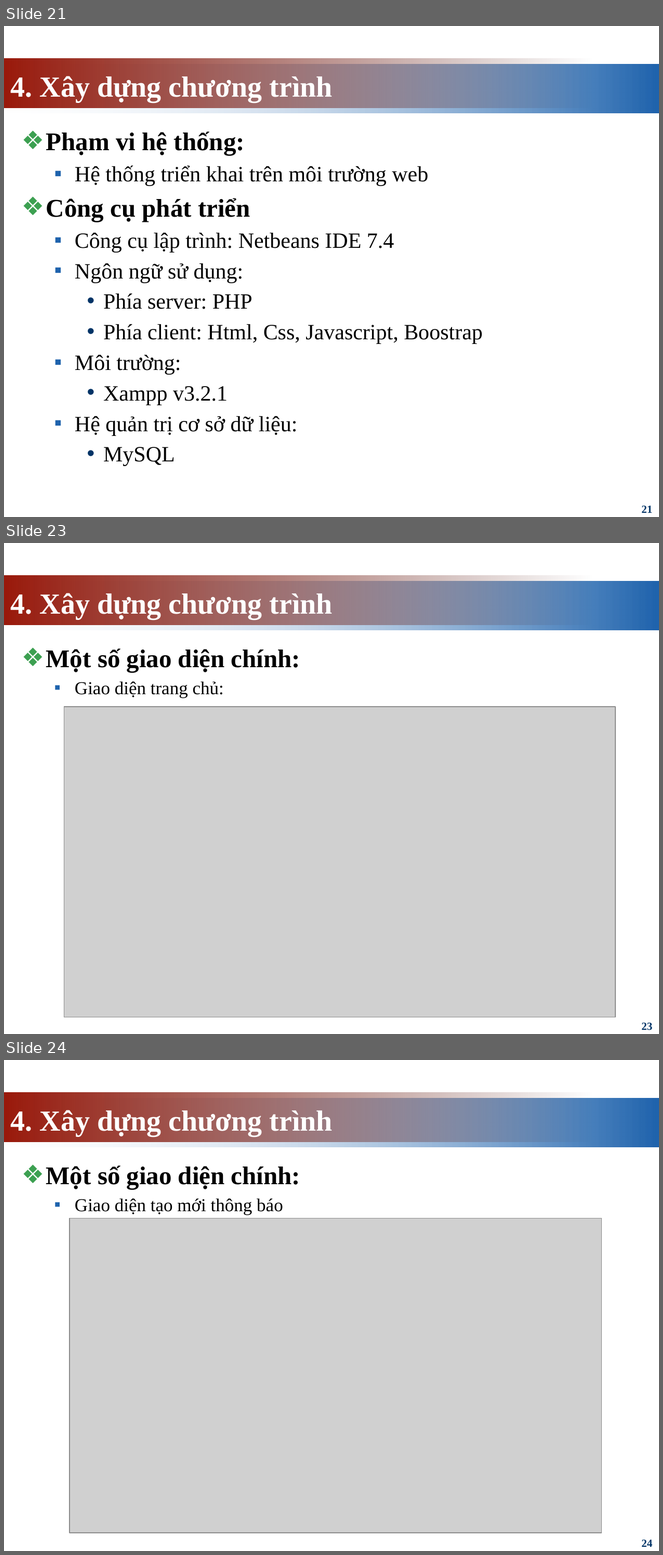
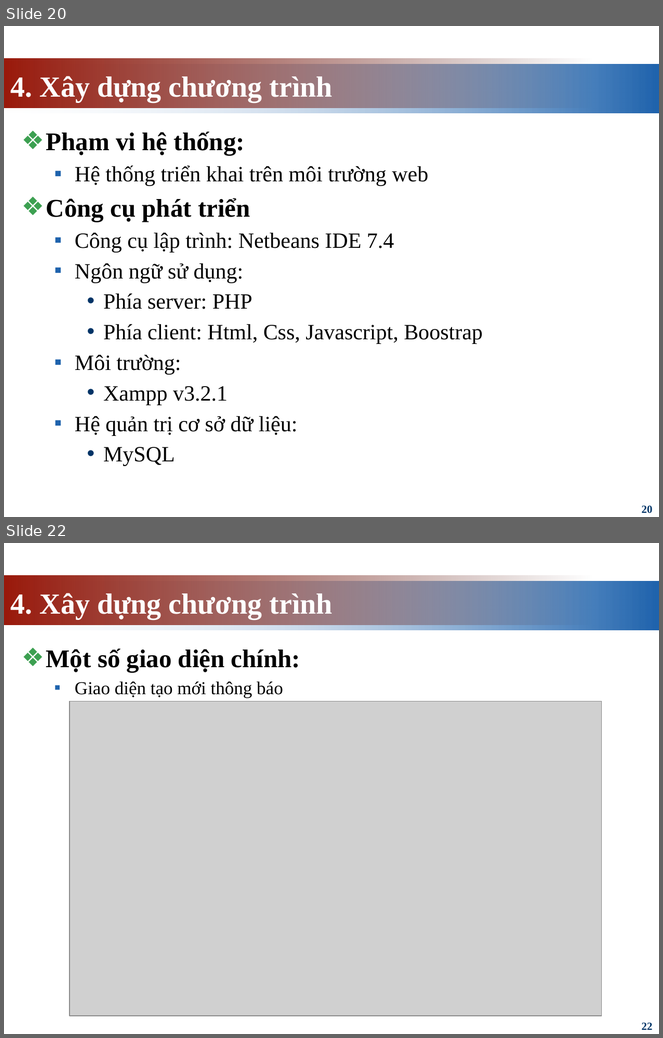
Before and after one commit to giangdoan164/Do_an, a slide deck: docs/Thuyết trình/Thuyết Trình.pptx. Shown one above the other, each under a label of ours: slides 21, 23 and 24 before the commit, slides 20 and 22 after it; the slides between them are not shown. The pictures are 663x1555 and 663x1038 pixels, drawn with LibreOffice and Linux fonts; fonts in the diff are those of the drawing; grey boxes stand for pictures. Boxes give left, top, right and bottom in pixels: in the first picture for what was removed or moved away, otherwise in the second. Text is boxed around its words. In the diff, an @@ line names an element or a change of style, - is before the commit and + after.

```diff
--- a/docs/Thuyết trình/Thuyết Trình.pptx
+++ b/docs/Thuyết trình/Thuyết Trình.pptx
@@ slide 23 removed at box(4, 543, 659, 1034), background #FFFFFF; not listed: 2 template elements that a slide beside it also shows @@
@@ title removed at box(11, 593, 333, 619) @@
-4. Xây dựng chương trình
@@ text removed at box(46, 649, 300, 698) @@
-❖ Một số giao diện chính:
-  ▪ Giao diện trang chủ:
@@ picture removed at box(64, 707, 616, 1017) @@
@@ page number removed at box(642, 1023, 652, 1031) @@
-23
@@ what was slide 21 is now slide 20 @@
@@ page number at box(642, 506, 652, 513): text changed @@
-21
+20
@@ what was slide 24 is now slide 22 @@
@@ page number at box(642, 1023, 652, 1030): text changed @@
-24
+22
```
Also in this commit, not shown: 8 slides changed, 1 slide added, 2 other slides removed, 27 other files.
